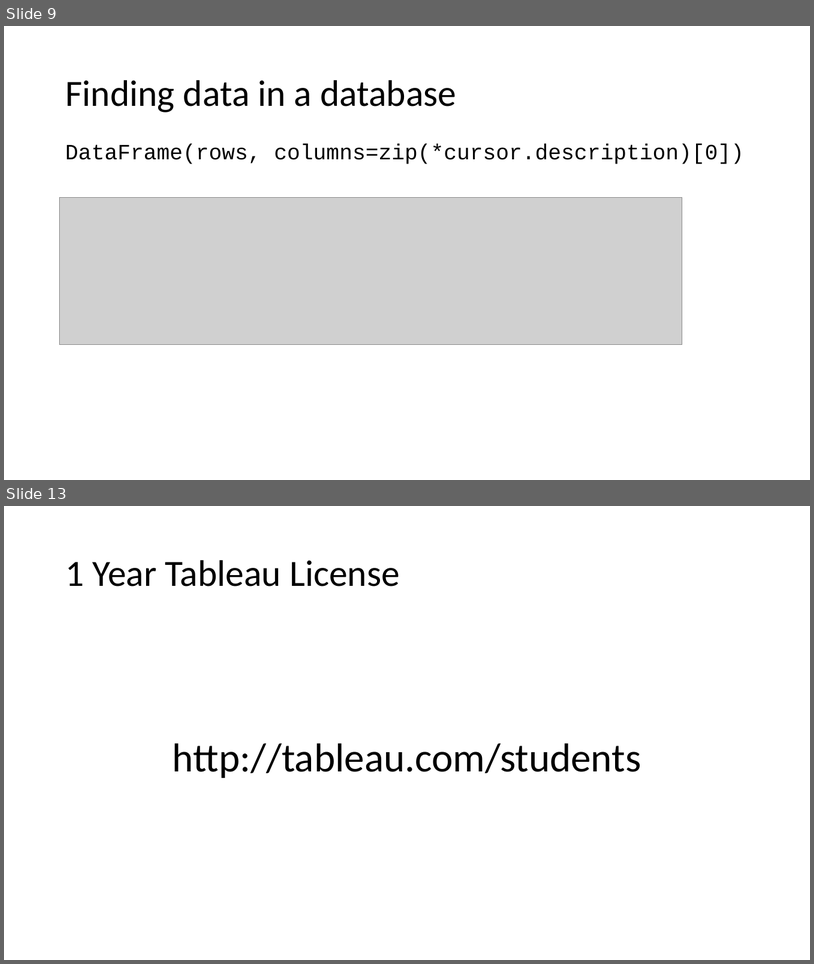
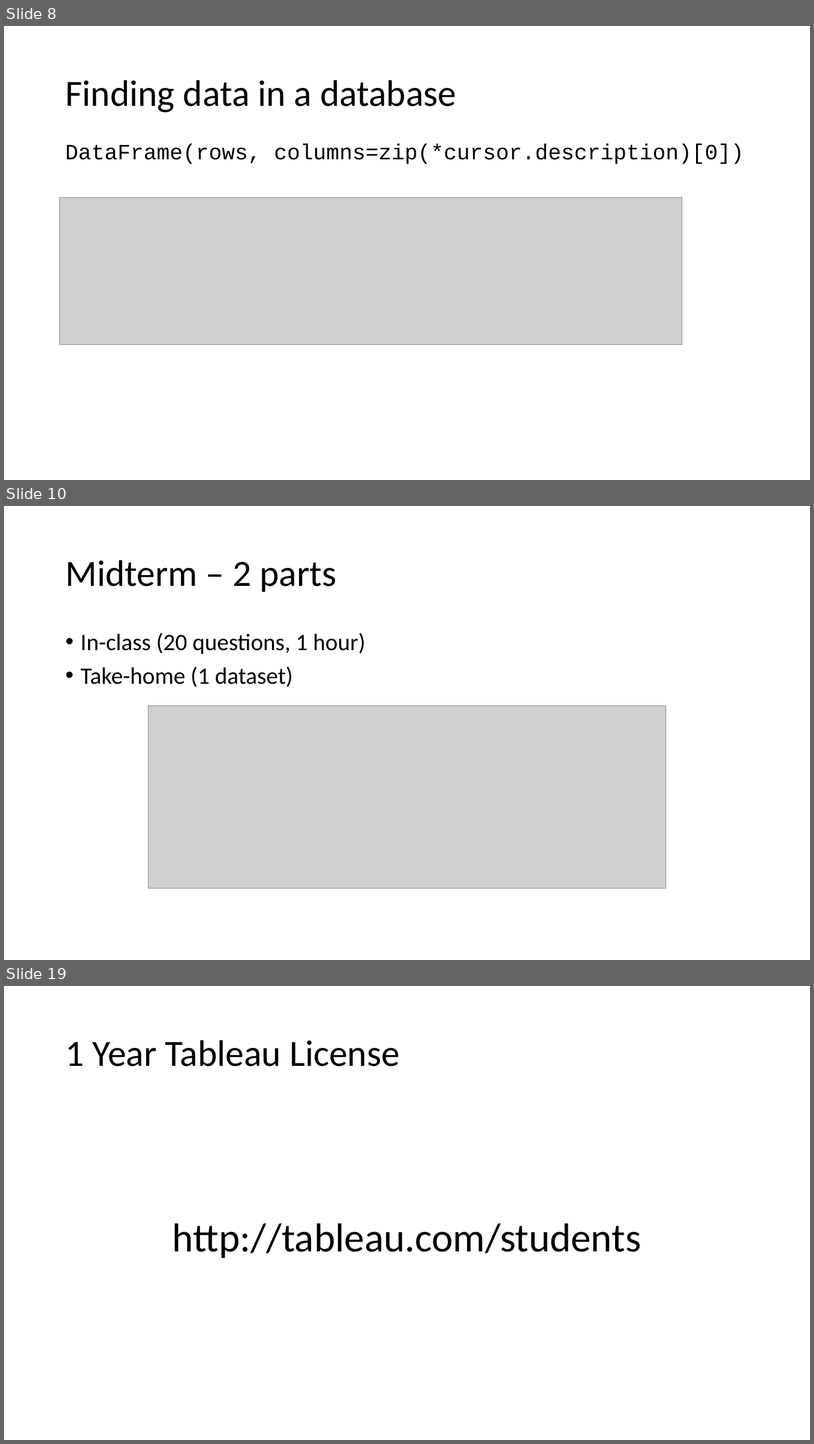
Before and after one commit to philmui/datascience, a slide deck: lecture04.visualization/lecture04.db.viz.pptx. Shown one above the other, each under a label of ours: slides 9 and 13 before the commit, slides 8, 10 and 19 after it; the slides between them are not shown. The pictures are 814x964 and 814x1444 pixels, drawn with LibreOffice and Linux fonts; fonts in the diff are those of the drawing; grey boxes stand for pictures. Boxes give left, top, right and bottom in pixels: in the first picture for what was removed or moved away, otherwise in the second. Text is boxed around its words. In the diff, an @@ line names an element or a change of style, - is before the commit and + after.

Commit message:
added midterm to slides

```diff
--- a/lecture04.visualization/lecture04.db.viz.pptx
+++ b/lecture04.visualization/lecture04.db.viz.pptx
@@ slide 10 added at <box>4,506,810,960</box>, background #FFFFFF @@
@@ title added at <box>65,560,336,592</box>, 44 pt, text #000000 @@
+Midterm – 2 parts
@@ text added at <box>81,633,365,687</box>, 28 pt, text #000000 @@
+• In-class (20 questions, 1 hour)
+• Take-home (1 dataset)
@@ picture added at <box>149,706,666,888</box> @@
@@ what was slide 9 is now slide 8 @@
@@ what was slide 13 is now slide 19 @@
```
Also in this commit, not shown: 3 slides changed, 6 other slides added, 1 slide removed, 1 other file.
